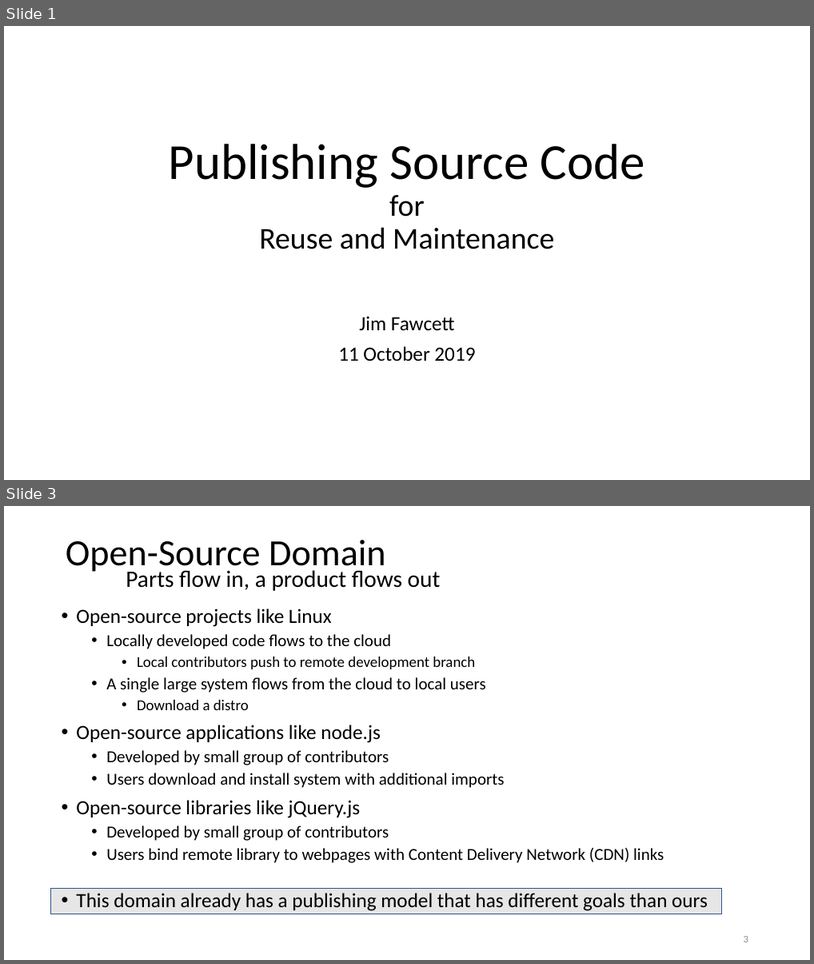
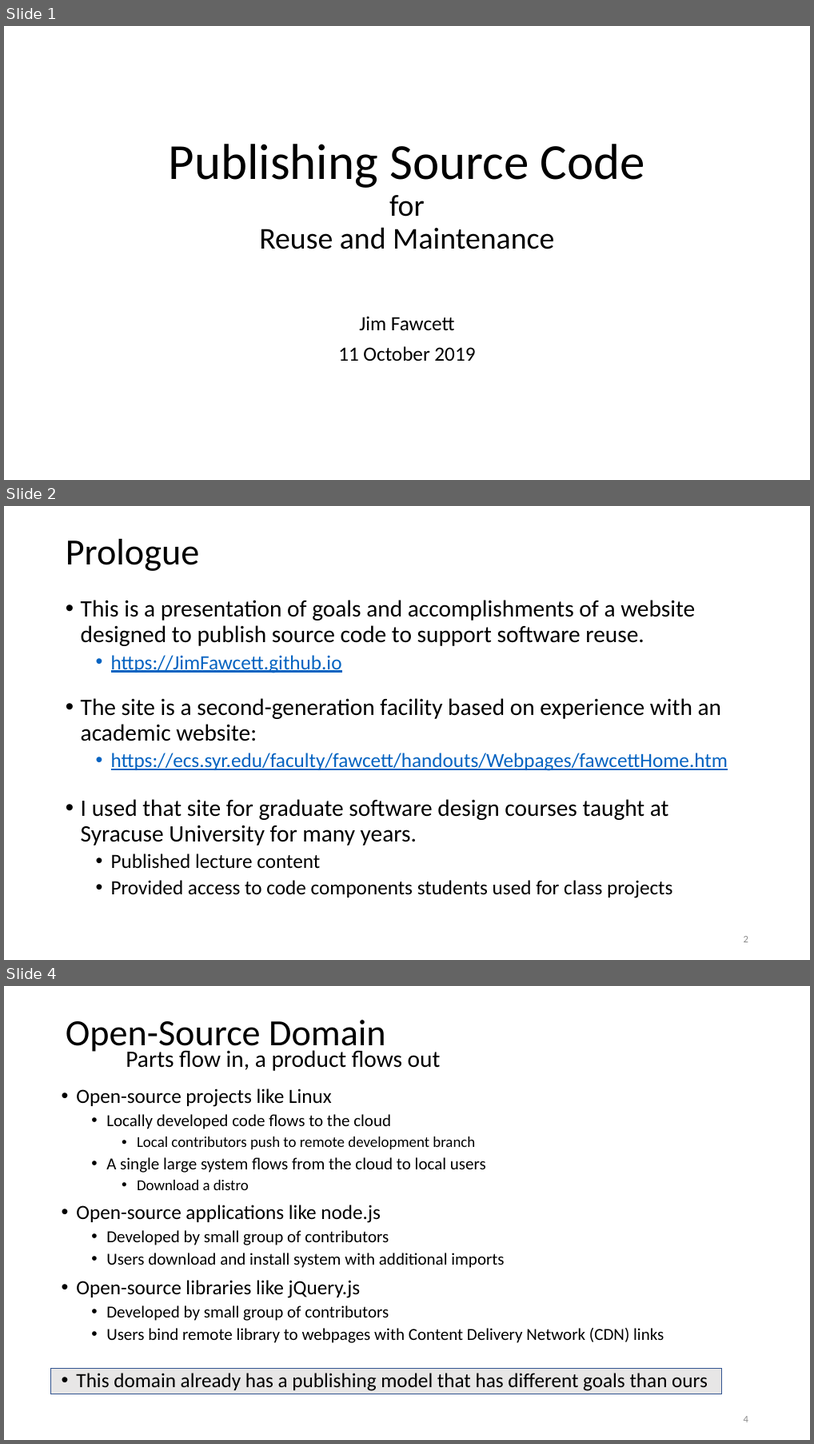
Before and after one commit to JimFawcett/JimFawcett.github.io, a slide deck: Resources/PublishingSourceCode.pptx. Shown one above the other, each under a label of ours: slides 1 and 3 before the commit, slides 1, 2 and 4 after it; the slides between them are not shown. The pictures are 814x964 and 814x1444 pixels, drawn with LibreOffice and Linux fonts; fonts in the diff are those of the drawing. Boxes give left, top, right and bottom in pixels: in the first picture for what was removed or moved away, otherwise in the second. Text is boxed around its words. In the diff, an @@ line names an element or a change of style, - is before the commit and + after.

Commit message:
minor text modifications, added prologue

```diff
--- a/Resources/PublishingSourceCode.pptx
+++ b/Resources/PublishingSourceCode.pptx
@@ slide 2 added at <box>4,506,810,960</box>, background #FFFFFF @@
@@ title added at <box>66,539,199,571</box>, 44 pt, text #000000 @@
+Prologue
@@ text added at <box>81,600,728,898</box>, 28 pt, text #000000 @@
+• This is a presentation of goals and accomplishments of a website designed to publish source code to support software reuse.
+  • https://JimFawcett.github.io
+• The site is a second-generation facility based on experience with an academic website:
+  • https://ecs.syr.edu/faculty/fawcett/handouts/Webpages/fawcettHome.htm
+• I used that site for graduate software design courses taught at Syracuse University for many years.
+  • Published lecture content
+  • Provided access to code components students used for class projects
@@ page number added at <box>744,936,749,942</box>, 12 pt, text #8C8C8C @@
+2
@@ what was slide 3 is now slide 4 @@
@@ page number at <box>744,1416,749,1422</box>: text changed @@
-3
+4
```
Also in this commit, not shown: 4 slides changed.
